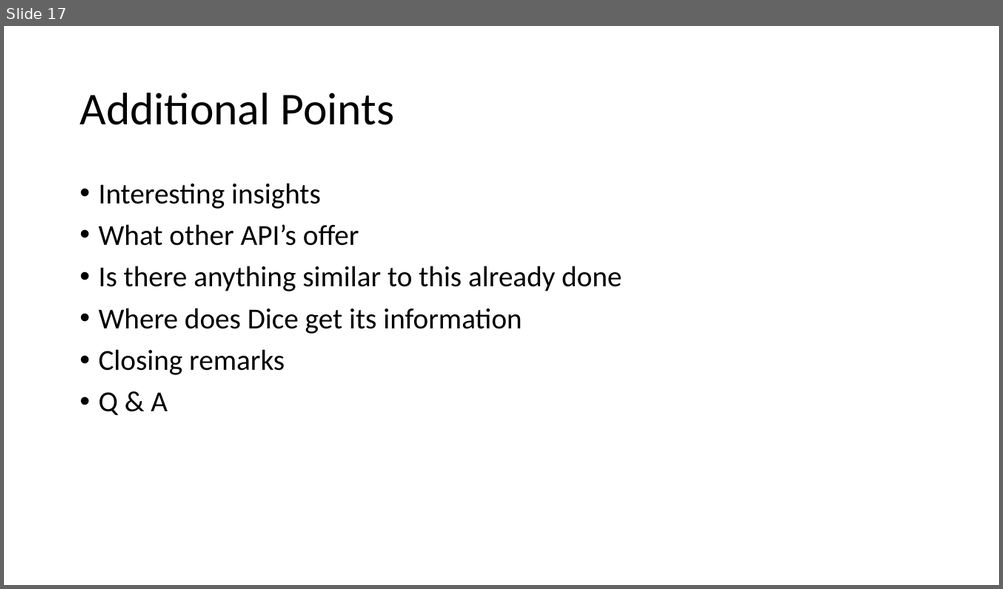
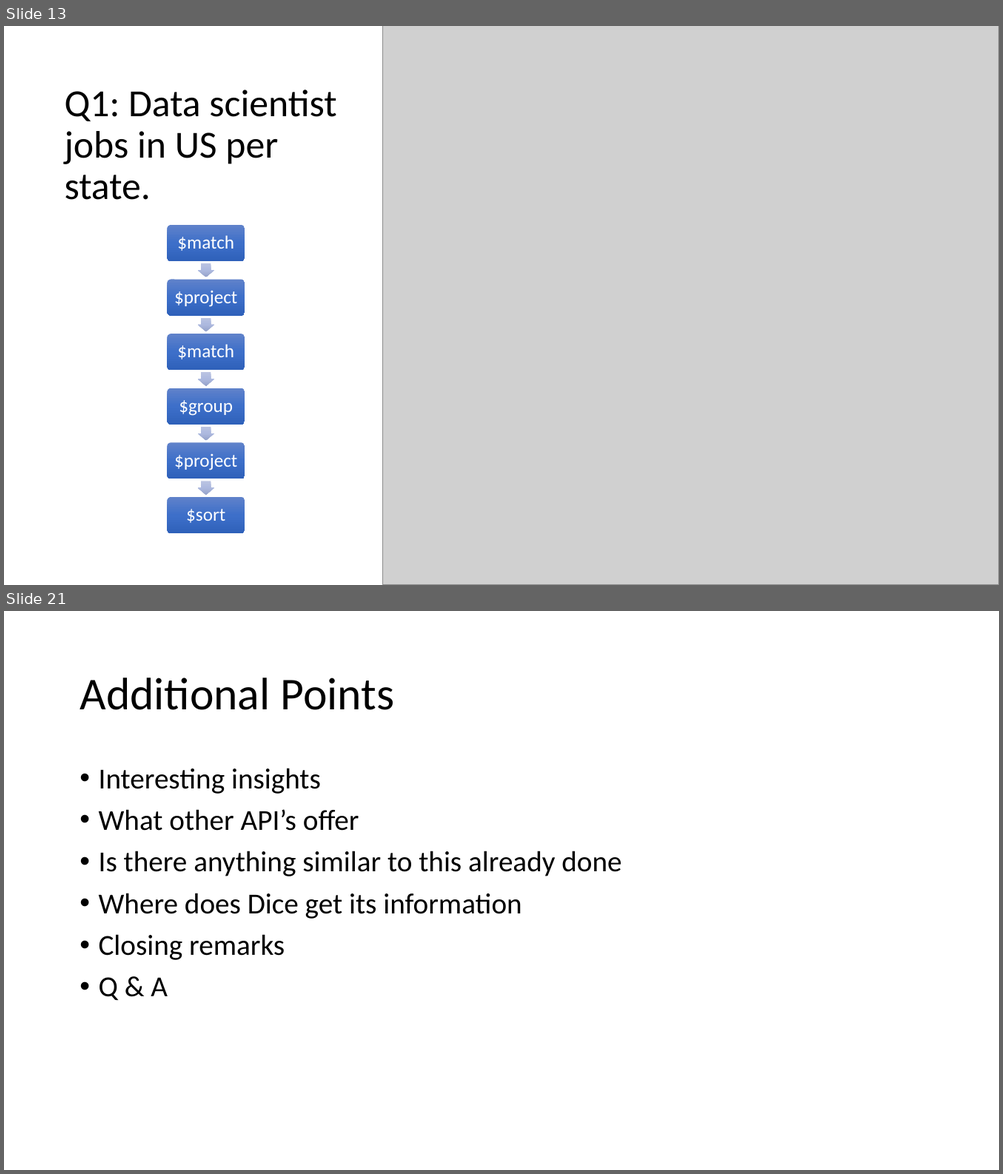
Before and after one commit to shravan-kuchkula/TermProject, a slide deck: MongoDB-TermProject.pptx. Shown one above the other, each under a label of ours: slide 17 before the commit, slides 13 and 21 after it; the slides between them are not shown. The pictures are 1003x589 and 1003x1174 pixels, drawn with LibreOffice and Linux fonts; fonts in the diff are those of the drawing; grey boxes stand for pictures. Boxes give left, top, right and bottom in pixels: in the first picture for what was removed or moved away, otherwise in the second. Text is boxed around its words. In the diff, an @@ line names an element or a change of style, - is before the commit and + after.

```diff
--- a/MongoDB-TermProject.pptx
+++ b/MongoDB-TermProject.pptx
@@ slide 13 added at [4,26,999,585], background #FFFFFF @@
@@ picture added at [382,26,999,585] @@
@@ title added at [65,90,336,200], 37 pt, text #000000 @@
+Q1: Data scientist jobs in US per state.
@@ group added at [168,225,245,534]: 6 rounded rectangles, 6 texts, 5 right arrows @@
+$match
+$project
+$match
+$group
+$project
+$sort
@@ what was slide 17 is now slide 21 @@
```
Also in this commit, not shown: 7 slides changed, 7 other slides added, 4 slides removed.
